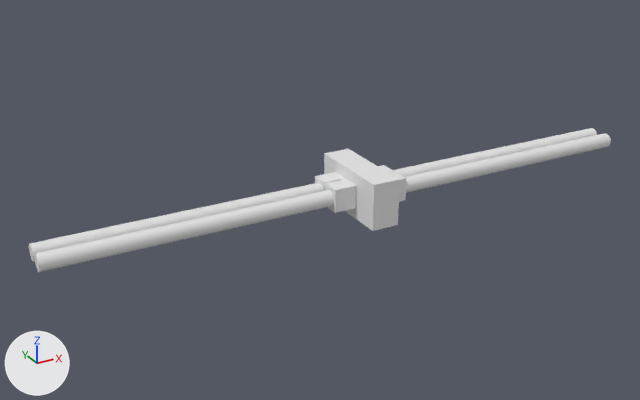
One commit to the Blender file ReciprocatingEngine.blend: the scene before it, then after it.
Before and after are seen from a camera (50 mm lens) standing at (-2.69, -4.37, 2.16) and looking at (-0.23, 0.1, -0.07). The axes (+X, +Y, +Z) are drawn at lower left. The lights are the same throughout.
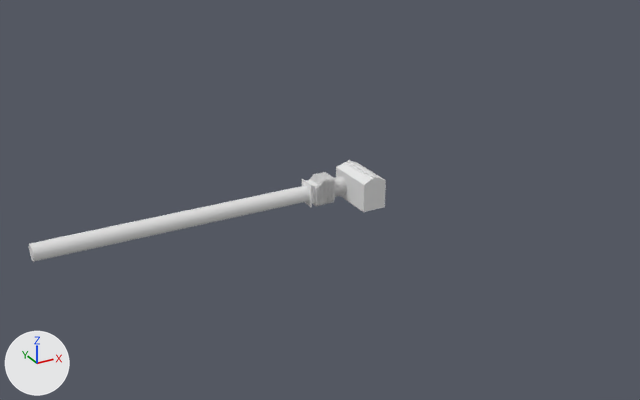
Commit message: cylinder head getting there

Edits to the bpy script that builds the scene:
```text
Change me_cube_001:
    used by ob_cube; location = (0.0, 0.0, 0.0); scale = (90.0, 300.0, 150.0)
    remove me_cube_001.from_pydata(...)  # 8 vertices, 6 faces; spans x -0.001..0.001, y -0.001..0.001, z -0.001..0.001
    add me_cube_001.from_pydata(...)  # 40 vertices, 42 faces; spans x -0.001..0.001, y -0.001..0.001, z -0.00215..0.001
    me_cube_001 part 1: 8 vertices removed from x -0.001..0.001, y -0.001..0.001, z -0.001..0.001; 40 vertices added at x -0.001..0.001, y -0.001..0.001, z -0.00215..0.001
Add me_cube_012:
    me_cube_012.from_pydata(...)  # 96 vertices, 98 faces; spans x -0.001..0.001, y -0.001..0.001, z -0.00064..0.00064
Add me_cube_010:
    me_cube_010 = me_cube_012.copy(); me_cube_010.name = 'Cube.010'
Add me_cube_009:
    me_cube_009.from_pydata(...)  # 20 vertices, 18 faces; spans x -0.00121..0.00133, y -0.00121..0.00121, z -0.00042..0.001
Change ob_cylinderhoner:
    add ob_cylinderhoner.hide_set(True)
Change ob_cube:
    ob_cube.location: (0.0, 0.0, 0.0) -> (-0.212, 0.09, 0.0)
    ob_cube.rotation_euler: (0.0, 0.0, 0.0) -> (0.0, 1.571, 0.0)  # degrees (0, 0, 0) -> degrees (0, 90, 0)
    ob_cube.scale: (90.0, 300.0, 150.0) -> (64.4, 60.7, 40.0)
Change ob_cylinderhoner_002:
    add ob_cylinderhoner_002.hide_set(True)
Change ob_cylinderhoner_003:
    add ob_cylinderhoner_003.hide_set(True)
Change ob_cube_001:
    ob_cube_001: bpy.data.objects.new('Cube.001', me_cube) -> bpy.data.objects.new('Cube.001', me_cube_012)
    ob_cube_001.location: (0.165, 0.043, 0.0) -> (-0.173, 0.09, 0.01)
    ob_cube_001.rotation_euler: (0.0, 0.0, 0.0) -> (0.0, 1.571, 0.0)  # degrees (0, 0, 0) -> degrees (0, 90, 0)
    ob_cube_001.scale: (75.0, 62.5, 75.0) -> (83.1, 67.3, 2.23)
    add _m = ob_cube_001.modifiers.new('Array', 'ARRAY')
    add _m.count = 14
    add _m.relative_offset_displace = (0.0, 0.0, -2.0)
Change ob_cube_002:
    ob_cube_002: bpy.data.objects.new('Cube.002', me_cube_002) -> bpy.data.objects.new('Cube.002', me_cube_009)
    ob_cube_002.location: (0.165, -0.09, 0.0) -> (-0.31, 0.09, 0.006)
    ob_cube_002.rotation_euler: (0.0, 0.0, 0.0) -> (0.0, 1.571, 0.0)  # degrees (0, 0, 0) -> degrees (0, 90, 0)
    ob_cube_002.scale: (75.0, 62.5, 75.0) -> (57.5, 49.6, 60.1)
Change ob_cube_003:
    ob_cube_003: bpy.data.objects.new('Cube.003', me_cube_003) -> bpy.data.objects.new('Cube.003', me_cube_010)
    ob_cube_003.location: (-0.165, -0.043, 0.0) -> (-0.293, 0.09, -0.007)
    ob_cube_003.rotation_euler: (0.0, 0.0, 0.0) -> (0.0, 1.571, 0.0)  # degrees (0, 0, 0) -> degrees (0, 90, 0)
    ob_cube_003.scale: (75.0, 62.5, 75.0) -> (66.3, 67.3, 2.33)
Change ob_cube_004:
    ob_cube_004.location: (-0.165, 0.09, 0.0) -> (-0.297, 0.09, -0.01)
    ob_cube_004.rotation_euler: (0.0, 0.0, 0.0) -> (0.0, 1.571, 0.0)  # degrees (0, 0, 0) -> degrees (0, 90, 0)
    ob_cube_004.scale: (75.0, 62.5, 75.0) -> (64.0, 67.3, 2.33)
Add ob_cube_011:
    ob_cube_011 = bpy.data.objects.new('Cube.011', me_cube_012.copy())
    ob_cube_011.location = (-0.252, 0.09, 0.009)
    ob_cube_011.rotation_euler = (0.0, 1.571, 0.0)  # degrees (0, 90, 0)
    ob_cube_011.scale = (82.3, 67.3, 2.33)
Add ob_cube_010:
    ob_cube_010 = bpy.data.objects.new('Cube.010', me_cube_012.copy())
    ob_cube_010.location = (-0.258, 0.09, 0.006)
    ob_cube_010.rotation_euler = (0.0, 1.571, 0.0)  # degrees (0, 90, 0)
    ob_cube_010.scale = (79.4, 67.3, 2.33)
Add ob_cube_009:
    ob_cube_009 = bpy.data.objects.new('Cube.009', me_cube_012.copy())
    ob_cube_009.location = (-0.264, 0.09, 0.003)
    ob_cube_009.rotation_euler = (0.0, 1.571, 0.0)  # degrees (0, 90, 0)
    ob_cube_009.scale = (76.8, 67.3, 2.33)
Add ob_cube_008:
    ob_cube_008 = bpy.data.objects.new('Cube.008', me_cube_012.copy())
    ob_cube_008.location = (-0.269, 0.09, 0.0)
    ob_cube_008.rotation_euler = (0.0, 1.571, 0.0)  # degrees (0, 90, 0)
    ob_cube_008.scale = (73.6, 67.3, 2.33)
Add ob_cube_007:
    ob_cube_007 = bpy.data.objects.new('Cube.007', me_cube_012.copy())
    ob_cube_007.location = (-0.275, 0.09, -0.002)
    ob_cube_007.rotation_euler = (0.0, 1.571, 0.0)  # degrees (0, 90, 0)
    ob_cube_007.scale = (70.8, 67.3, 2.33)
Add ob_cube_006:
    ob_cube_006 = bpy.data.objects.new('Cube.006', me_cube_012.copy())
    ob_cube_006.location = (-0.281, 0.09, -0.005)
    ob_cube_006.rotation_euler = (0.0, 1.571, 0.0)  # degrees (0, 90, 0)
    ob_cube_006.scale = (68.8, 67.3, 2.33)
Add ob_cube_005:
    ob_cube_005 = bpy.data.objects.new('Cube.005', me_cube_012.copy())
    ob_cube_005.location = (-0.287, 0.09, -0.006)
    ob_cube_005.rotation_euler = (0.0, 1.571, 0.0)  # degrees (0, 90, 0)
    ob_cube_005.scale = (67.2, 67.3, 2.33)
Add ob_detailedcylinderhead_001:
    ob_detailedcylinderhead_001 = bpy.data.objects.new('DetailedCylinderHead.001', me_cylinder_002)  # a 32-sided cylinder along z spanning x -0.001..0.001, y -0.001..0.001, z -0.001..0.001
    ob_detailedcylinderhead_001.location = (-0.125, 0.09, 0.0)
    ob_detailedcylinderhead_001.rotation_euler = (0.0, 1.571, 0.0)  # degrees (0, 90, 0)
    ob_detailedcylinderhead_001.scale = (57.5, 57.5, 47.5)
Add ob_detailedcylinderhead:
    ob_detailedcylinderhead = bpy.data.objects.new('DetailedCylinderHead', me_cylinder_001)  # 6512 vertices, 5748 faces; spans x -0.001..0.001, y -0.001..0.001, z 0.0106..0.0307
    ob_detailedcylinderhead.location = (-0.226, 0.09, 0.0)
    ob_detailedcylinderhead.rotation_euler = (0.0, 1.571, 0.0)  # degrees (0, 90, 0)
    ob_detailedcylinderhead.scale = (60.0, 60.0, 4.77)
Add ob_engineblock:
    ob_engineblock = bpy.data.objects.new('EngineBlock', me_cube_001_1)  # 60 vertices, 61 faces; spans x -0.001..0.001, y -0.001..0.00111, z -0.001..0.00139
    ob_engineblock.location = (0.0, 0.0, 0.01)
    ob_engineblock.scale = (77.5, 170.0, 90.0)
```

Location of each change, [x1, y1, x2, y2] in pixels of the pictures (640 x 400 px):
'CylinderHoner.003', hidden
    before: [34, 190, 334, 272]
'Cube', reshaped, moved, turned, rescaled (not visible afterwards)
    before: [324, 149, 400, 231]
'CylinderHoner', hidden
    before: [405, 133, 611, 193]
'CylinderHoner.002', hidden
    before: [393, 128, 597, 177]
'EngineBlock', added
    after: [336, 160, 386, 212]
'Cube.003', reshaped, moved, turned, rescaled
    before: [325, 179, 357, 213]
    after: [316, 186, 318, 205]
'Cube.001', reshaped, moved, turned, rescaled, modifiers changed
    before: [378, 165, 395, 173]
    after: [314, 172, 335, 205]
'Cube.002', reshaped, moved, turned, rescaled
    before: [390, 172, 406, 202]
    after: [302, 179, 318, 207]
'Cube.004', moved, turned, rescaled
    before: [315, 172, 346, 191]
    after: [312, 187, 317, 206]
'DetailedCylinderHead', added
    after: [334, 176, 346, 197]
'Cube.009', added
    after: [311, 177, 322, 205]
'Cube.008', added
    after: [311, 178, 321, 205]
'Cube.010', added
    after: [312, 176, 323, 203]
'Cube.007', added
    after: [310, 178, 320, 205]
'DetailedCylinderHead.001', added
    after: [335, 177, 347, 192]
'Cube.006', added
    after: [309, 179, 319, 206]
'Cube.011', added
    after: [313, 174, 323, 205]
